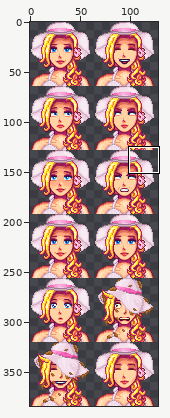
Two versions of one sprite sheet, Portraits/Haley/Haley_Summer_Outdoor_Sun_3.png. The picture above shows the old version from afar; the outline marks the close-up.
Close-up. Old version:
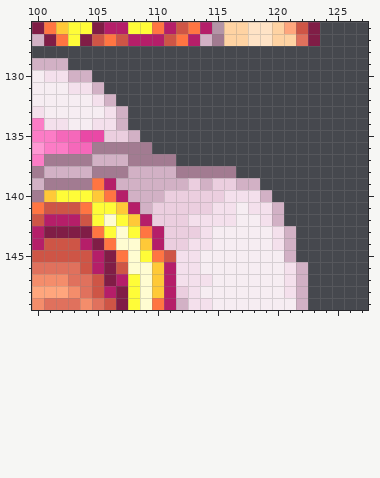
The file is 128x384 pixels. Colours within 5 levels of each other are drawn and written as one. Shown: x 100..127, y 126..149.
After:
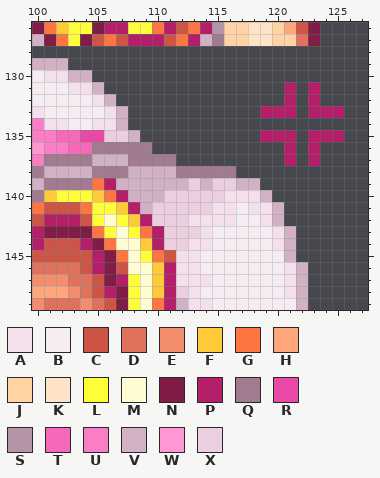
Palette (. is transparent): A #f4e0ec  B #f6edf2  C #ce5546  D #e0715d  E #f48d6b  F #ffc938  G #ff7542  H #ffa67d  J #ffd3a3  K #ffe3c6  L #fffc38  M #fffcd1  N #801d46  P #b51e69  Q #a27b91  R #ea48a6  S #b495a7  T #f568ba  U #fc7cc6  V #d2b1c5  W #ff97d3  X #ebcedf
Change:
Colour P is added in rows 131 to 132 at x 121 and 123; in row 133 at x 119 to 121 and 123 to 125; in row 135 at x 119 to 121 and 123 to 125; in rows 136 to 137 at x 121 and 123.
Changed places in both close-ups, as pixel boxes (x1, y1, x2, y2):
added: (260, 82, 344, 166)
